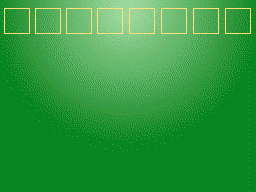
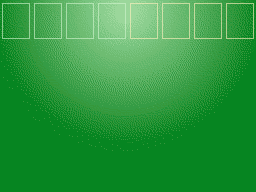
The second 256x192 image is a revision of the first. Changes to its layers:
added layer "New Layer#1" (63%) above "New Layer" over (2, 3, 254, 39)
hid "New Layer" over (4, 8, 251, 34)
painted on "Background" over (248, 67, 250, 192)
